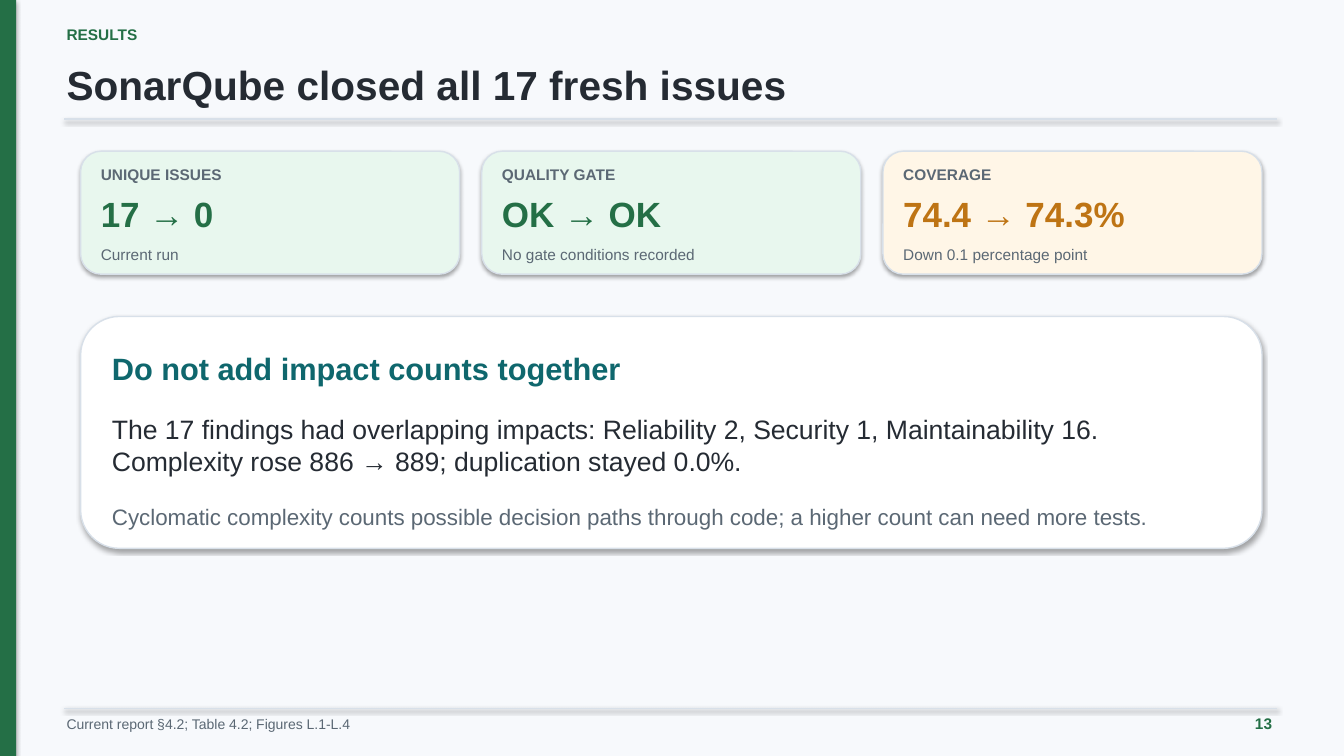
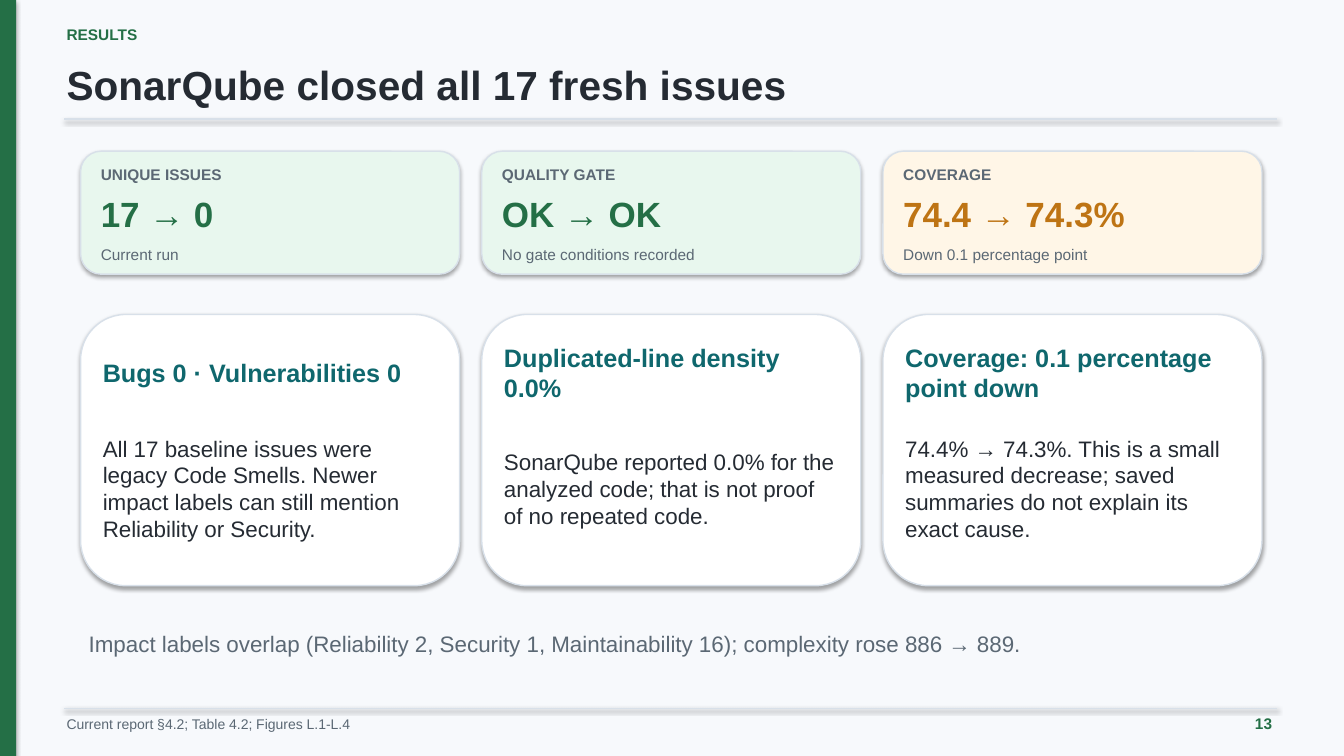
Before and after one commit to minatozaki98/financial-accounting, a slide deck: slide 13 of Document/outputs/final-defense/G6519692_Zaw_Ye_Htut_Ko_Final_Thesis_Defense.pptx. Drawn at 1344x756 pixels with LibreOffice and Linux fonts; fonts in the diff are those of the drawing. Boxes give left, top, right and bottom in pixels: in the first picture for what was removed or moved away, otherwise in the second. Text is boxed around its words. In the diff, an @@ line names an element or a change of style, - is before the commit and + after.

Commit message:
docs: explain applied case study and SonarQube zero metrics

```diff
--- a/Document/outputs/final-defense/G6519692_Zaw_Ye_Htut_Ko_Final_Thesis_Defense.pptx
+++ b/Document/outputs/final-defense/G6519692_Zaw_Ye_Htut_Ko_Final_Thesis_Defense.pptx
@@ rounded rectangle: place and size @@
-rounded rectangle at bbox=[81, 317, 1262, 548]
+rounded rectangle at bbox=[81, 315, 460, 586]
@@ rounded rectangle added at bbox=[482, 315, 861, 586], fill #FFFFFF, outline #D8E0E9 1 pt @@
@@ rounded rectangle added at bbox=[883, 315, 1262, 586], fill #FFFFFF, outline #D8E0E9 1 pt @@
@@ text added at bbox=[504, 348, 779, 398], 18 pt, text #0F676D, bold @@
+Duplicated-line density 0.0%
@@ text added at bbox=[905, 349, 1211, 403], 18 pt, text #0F676D, bold @@
+Coverage: 0.1 percentage point down
@@ text at bbox=[103, 363, 401, 388]: text changed; size 22 to 18 pt @@
-Do not add impact counts together
+Bugs 0 · Vulnerabilities 0
@@ text at bbox=[103, 440, 399, 542]: text changed; size 19 to 16 pt @@
-The 17 findings had overlapping impacts: Reliability 2, Security 1, Maintainability 16. Complexity rose 886 → 889; duplication stayed 0.0%.
+All 17 baseline issues were legacy Code Smells. Newer impact labels can still mention Reliability or Security.
@@ text added at bbox=[905, 440, 1220, 538], 16 pt, text #252B33 @@
+74.4% → 74.3%. This is a small measured decrease; saved summaries do not explain its exact cause.
@@ text added at bbox=[504, 453, 834, 529], 16 pt, text #252B33 @@
+SonarQube reported 0.0% for the analyzed code; that is not proof of no repeated code.
@@ text removed at bbox=[112, 509, 1147, 530] @@
-Cyclomatic complexity counts possible decision paths through code; a higher count can need more tests.
@@ text added at bbox=[89, 636, 1020, 657], 16 pt, text #5B6874 @@
+Impact labels overlap (Reliability 2, Security 1, Maintainability 16); complexity rose 886 → 889.
```
Also in this commit, not shown: 1 slide added, 1 slide removed, 2 other files.
